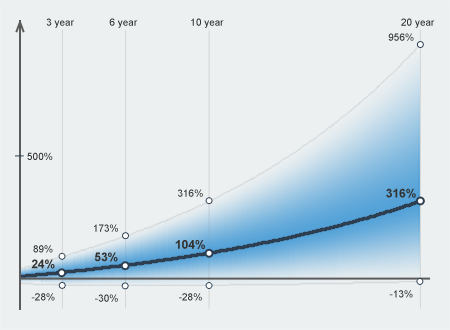
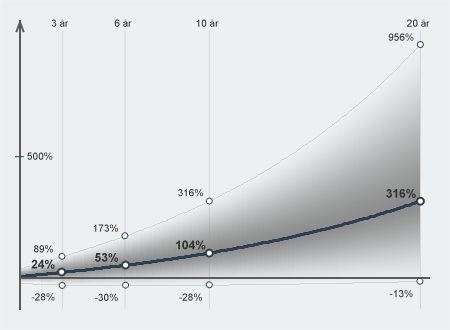
Two versions of the same layered image (w=450, h=330). Layer-by-layer changes:
painted on "maxReturn10YearsText" over <box>178,189,203,197</box>
painted on "maxReturn6YearsText" over <box>93,224,104,232</box>
painted on "maxReturn3YearsText" over <box>33,245,53,253</box>
painted on "expReturn20YearsText" over <box>386,188,416,198</box>
painted on "expReturn10YearsText" over <box>175,240,206,250</box>
painted on "expReturn6YearsText" over <box>94,252,118,262</box>
painted on "expReturn3YearsText" over <box>31,259,55,269</box>
painted on "minReturn20YearsText" over <box>389,290,413,298</box>
painted on "minReturn10YearsText" over <box>179,293,202,301</box>
painted on "minReturn6YearsText" over <box>95,293,118,302</box>
painted on "expReturn6YearsDot" over <box>122,262,129,269</box>
painted on "yAxis100PercentText" over <box>27,152,53,160</box>
painted on "xAxisLine" over <box>21,277,431,280</box>
painted on "xAxis20YearText" over <box>401,18,435,28</box>
painted on "xAxis10YearText" over <box>191,18,224,28</box>
painted on "xAxis6YearText" over <box>109,18,138,28</box>
painted on "xAxis3YearText" over <box>46,18,74,28</box>
painted on "maxReturnCurve" over <box>20,45,421,269</box>
painted on "expReturnCurve" over <box>21,201,421,277</box>
painted on "minReturnCurve" over <box>21,281,421,286</box>
painted on "gradient" over <box>20,47,420,285</box>
painted on "xAxis10YearLine" over <box>208,21,210,309</box>
painted on "xAxis6YearLine" over <box>124,21,127,309</box>
painted on "xAxis3YearLine" over <box>61,21,63,289</box>
…and 12 more changes (12 painted)
